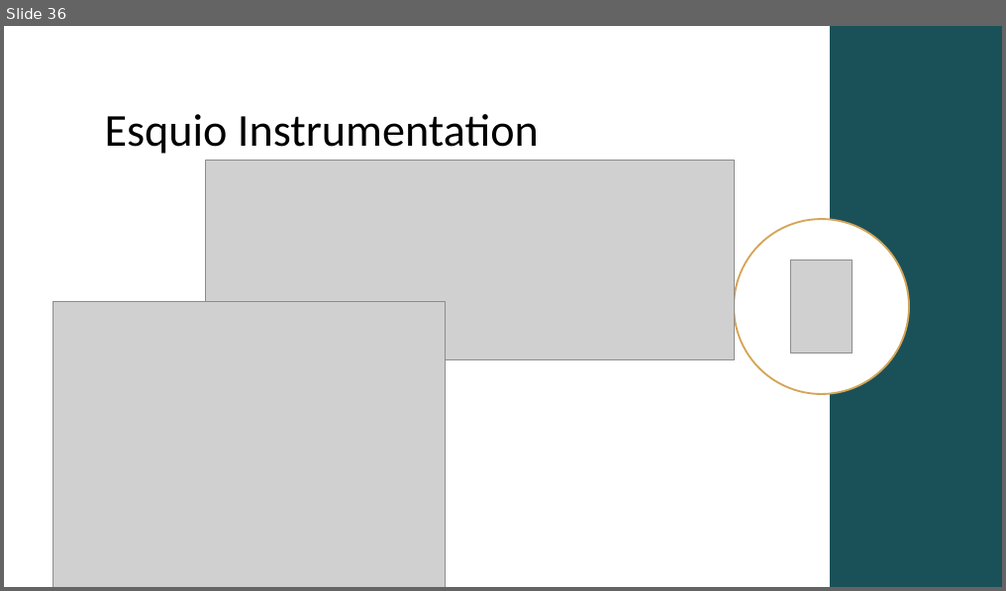
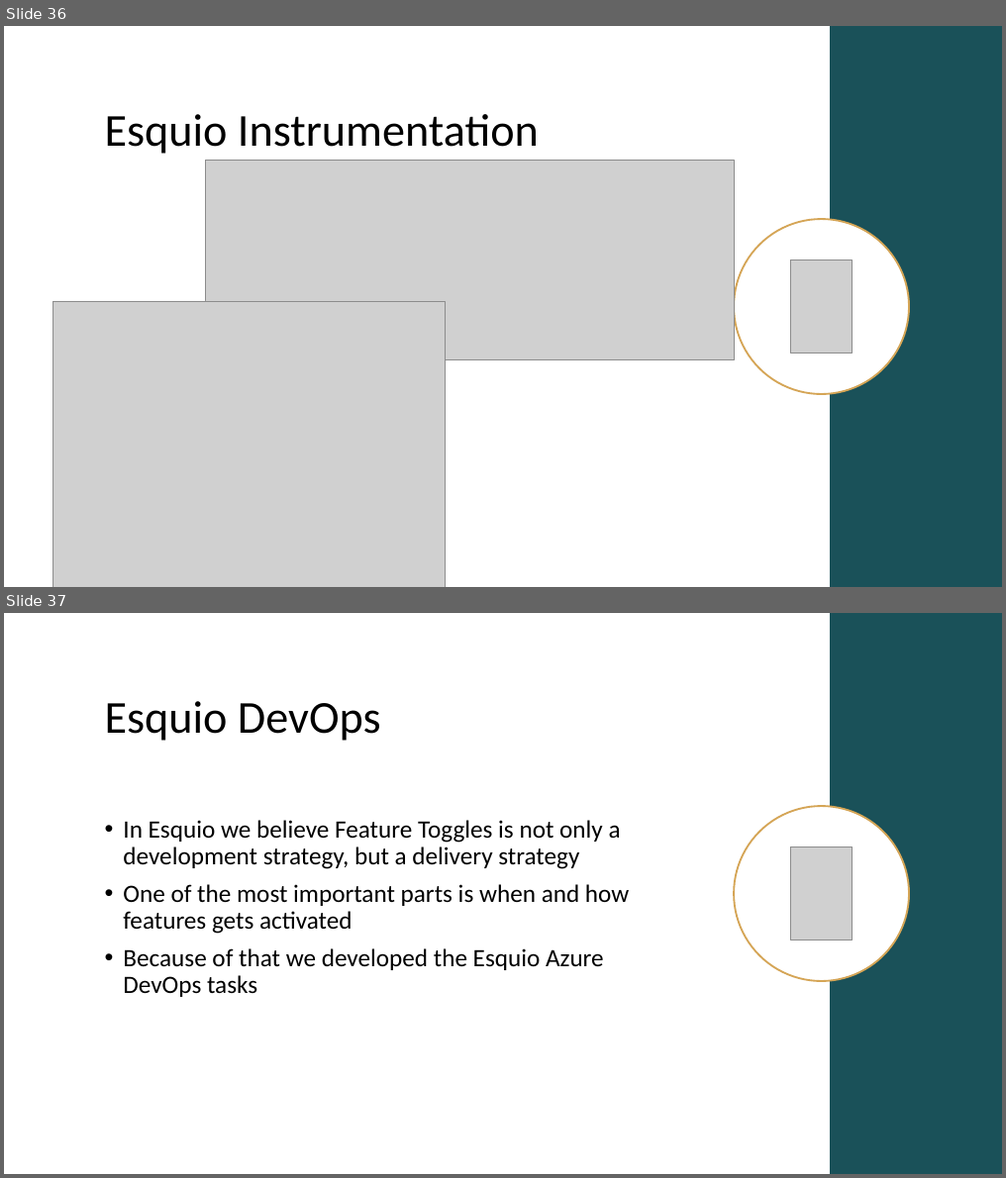
Before and after one commit to Xabaril/Esquio, a slide deck: docs/slides/esquio-overview-101.pptx. Shown one above the other, each under a label of ours: slide 36 before the commit, slides 36 and 37 after it. The pictures are 1006x591 and 1006x1178 pixels, drawn with LibreOffice and Linux fonts; fonts in the diff are those of the drawing; grey boxes stand for pictures. Boxes give left, top, right and bottom in pixels: in the first picture for what was removed or moved away, otherwise in the second. Text is boxed around its words. In the diff, an @@ line names an element or a change of style, - is before the commit and + after.

Commit message:
Added Azure DevOps slides to presentation

```diff
--- a/docs/slides/esquio-overview-101.pptx
+++ b/docs/slides/esquio-overview-101.pptx
@@ slide 37 added at (4, 613, 1002, 1174), background #FFFFFF @@
@@ rectangle added at (830, 613, 1002, 1174), fill #1A5159 @@
@@ title added at (105, 701, 381, 741), 44 pt, text #000000 @@
+Esquio DevOps
@@ text added at (123, 820, 629, 997), 24 pt, text #000000 @@
+• In Esquio we believe Feature Toggles is not only a development strategy, but a delivery strategy
+• One of the most important parts is when and how features gets activated
+• Because of that we developed the Esquio Azure DevOps tasks
@@ ellipse added at (734, 806, 909, 981), fill #FFFFFF, outline #D5A556 1.75 pt @@
@@ picture added at (791, 848, 853, 941) @@
```
Also in this commit, not shown: 1 other slide added.
